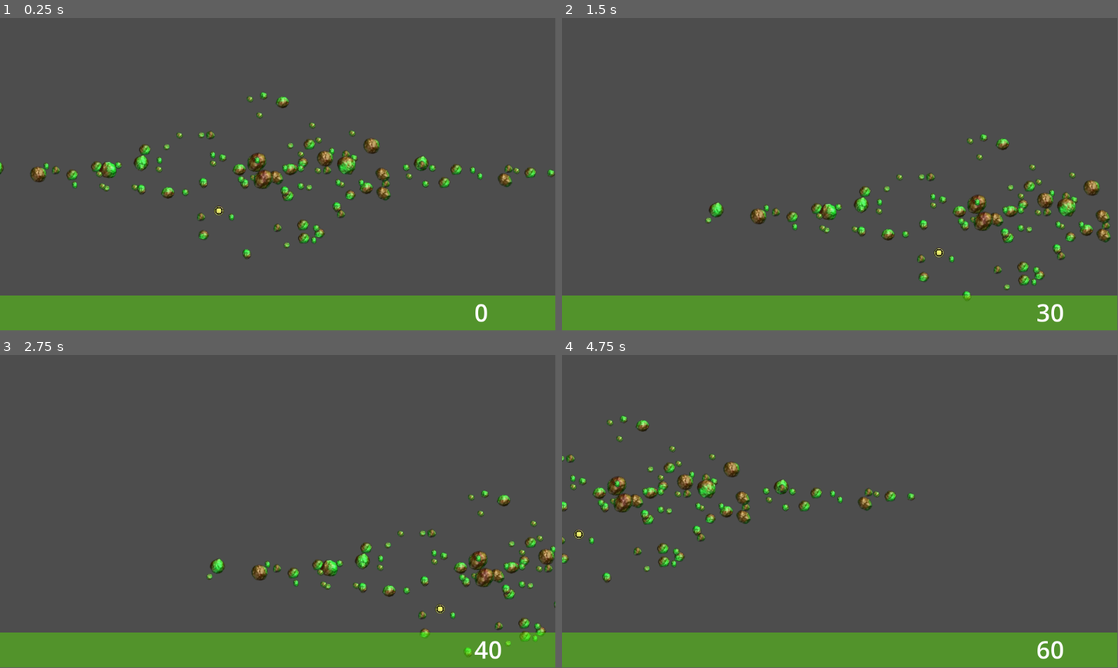
Above: before the commit, frames 1-4 (two rows, left to right).
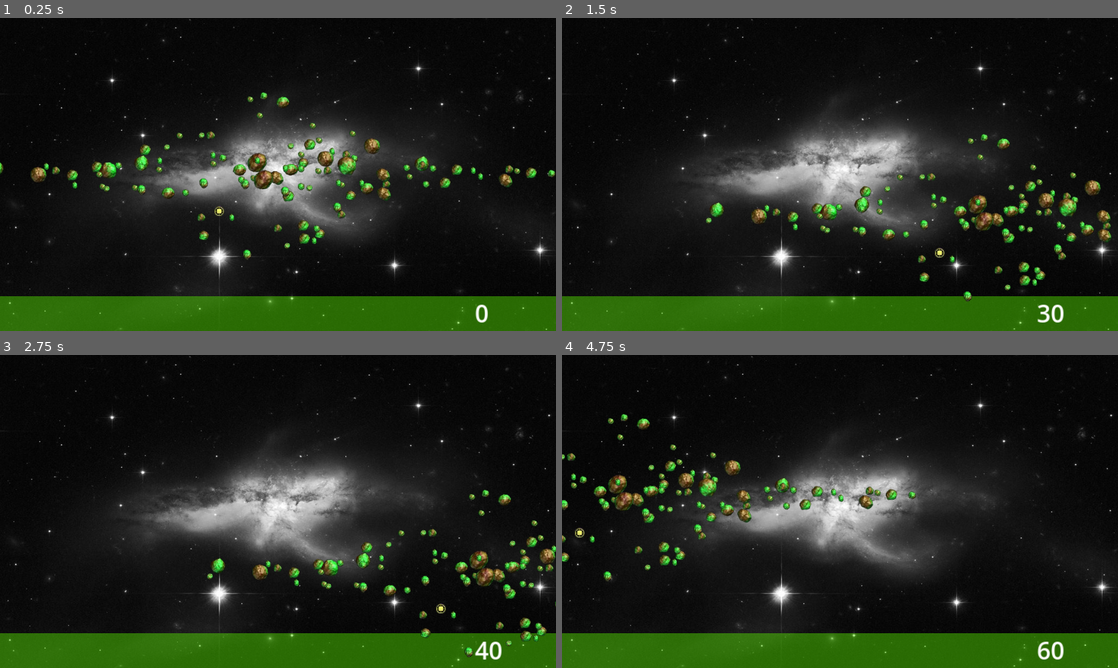
Above: after the commit, the same moments.

Repository: ramhacks/space-game-remake
Game: Godot game, scene res://survival.tscn
Two runs of this game, one before a commit and one after it. Both use one fixed random seed, a clock stepped at 60 frames per second and the inputs below.
Inputs (mouse positions are in pixels of both pictures, inside the frame that each line leads up to):
- Up to frame 1 (0.25 s): no input
- Up to frame 2 (1.5 s): tap Enter at 0.5 s; drag from (634, 183) to (762, 218) at 0.52 s; tap Space at 1.25 s; drag from (795, 221) to (890, 249) at 1.27 s
- Up to frame 3 (2.75 s): tap Enter at 2 s; move the mouse to (422, 614) at 2.02 s; hold Right (move_right) from 2.03 s (still down); click (422, 614) at 2.17 s
- Up to frame 4 (4.75 s): release Right (move_right) at 2.75 s; tap Space at 2.75, 4.25 s; drag from (1067, 642) to (890, 586) at 2.77 s; tap Enter at 3.5 s; drag from (906, 580) to (806, 558) at 3.52 s; drag from (840, 533) to (701, 536) at 4.27 s
In our replay, the window is 799x449 before the commit and 800x450 after it. These sizes can differ from the game's own. Grey fills any space a smaller window leaves; there, only what the larger window draws over its background counts as a difference.

The runs differ from the first frame. In frame 1, 93% of the frame differs, in the area x 0-100%, y 0-100%; in frame 2, 94%; in frame 3, 94%; in frame 4, 95%.

Commit message:
background
added background images

Diff:
--- a/the-space-game/Asteroid_Gen/asteroid.tscn
+++ b/the-space-game/Asteroid_Gen/asteroid.tscn
@@ -6,6 +6,7 @@
 [sub_resource type="CircleShape2D" id="CircleShape2D_fbfk6"]
 
 [node name="Asteroid" type="Area2D"]
+z_index = 1
 script = ExtResource("1_8gv7b")
 
 [node name="Sprite2D" type="Sprite2D" parent="."]
--- a/the-space-game/Asteroid_Gen/asteroid_field.tscn
+++ b/the-space-game/Asteroid_Gen/asteroid_field.tscn
@@ -3,4 +3,5 @@
 [ext_resource type="Script" path="res://Asteroid GD/asteroid_gen.gd" id="1_qldky"]
 
 [node name="Asteroid_Field" type="Node2D"]
+z_index = 1
 script = ExtResource("1_qldky")
--- a/the-space-game/project.godot
+++ b/the-space-game/project.godot
@@ -18,6 +18,11 @@
 [autoload]
 
 Globals="*res://Other_Scripts/globals.gd"
+
+[display]
+
+window/size/mode=2
+window/stretch/mode="canvas_items"
 
 [input]
 
--- a/the-space-game/survival.tscn
+++ b/the-space-game/survival.tscn
@@ -1,7 +1,8 @@
-[gd_scene load_steps=4 format=3 uid="uid://cf5pqleati37r"]
+[gd_scene load_steps=5 format=3 uid="uid://cf5pqleati37r"]
 
 [ext_resource type="Script" path="res://survival.gd" id="1_e2foe"]
 [ext_resource type="Script" path="res://Other_Scripts/camera_2d.gd" id="2_whqux"]
+[ext_resource type="Texture2D" uid="uid://byomb7sbq1xd2" path="res://images/image(1).jpg" id="3_vqmru"]
 
 [sub_resource type="LabelSettings" id="LabelSettings_a1qks"]
 font_size = 50
@@ -15,6 +16,12 @@
 script = ExtResource("2_whqux")
 
 [node name="CanvasLayer" type="CanvasLayer" parent="."]
+layer = -1
+
+[node name="TextureRect" type="TextureRect" parent="CanvasLayer"]
+offset_right = 1152.0
+offset_bottom = 648.0
+texture = ExtResource("3_vqmru")
 
 [node name="ColorRect" type="ColorRect" parent="CanvasLayer"]
 offset_top = 576.0
--- a/the-space-game/towers/Miner/mine.gd
+++ b/the-space-game/towers/Miner/mine.gd
@@ -26,6 +26,7 @@
 	pass
 
 func _physics_process(delta):
+
 	if Input.is_action_pressed("move_right"):
 		#simulate the node getting power
 
--- a/the-space-game/towers/Miner/miner.tscn
+++ b/the-space-game/towers/Miner/miner.tscn
@@ -14,6 +14,7 @@
 radius = 38.0526
 
 [node name="Miner" type="Area2D"]
+z_index = 1
 position = Vector2(453, 401)
 collision_mask = 3
 script = ExtResource("1_2thg4")
@@ -25,7 +26,7 @@
 script = ExtResource("4_njm1e")
 
 [node name="Sprite2D" type="Sprite2D" parent="."]
-z_index = 1
+z_index = 2
 texture = ExtResource("1_ooltd")
 script = ExtResource("2_7igyp")
 
Binary file added: the-space-game/images/image(1).jpg
Not shown, added: the-space-game/images/image(1).jpg.import
Not shown, added: images/NGC6240potw1520a1024-1735212451.jpg
Not shown, added: images/background.jpg
